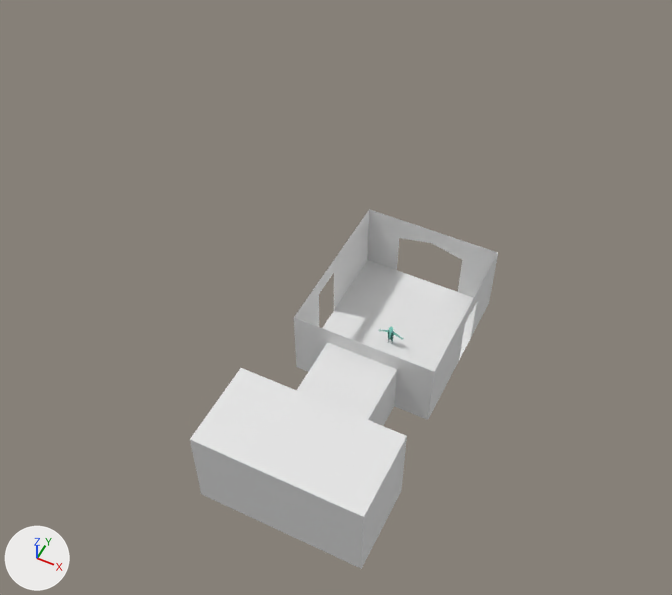
The Blender file RAW Art/dungeon.blend as it was, and as the next commit left it.
The view is the same before and after, from a 50 mm camera at (11.3, -29.0, 38.2) aimed at (-4.4, 2.3, -1.0). The axes (+X, +Y, +Z) are drawn at lower left. The lights are the same throughout. The first picture is the older version.

The first picture shows 'airlock', 'delivery truck', 'hall', 'refcharacter'.
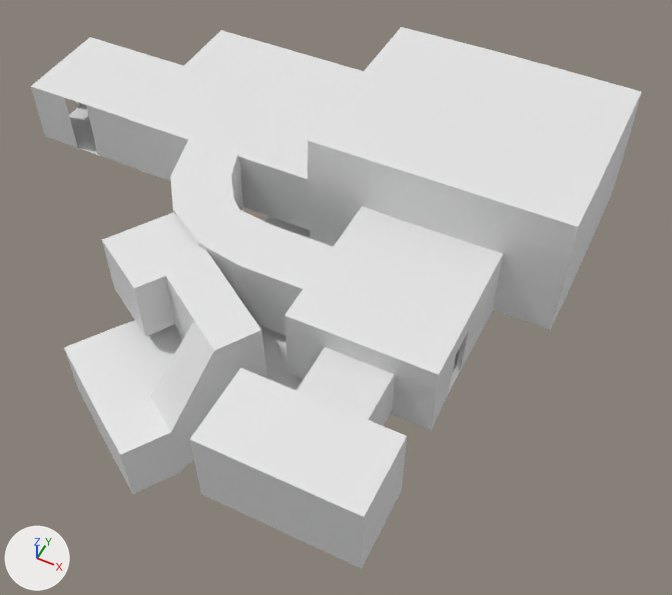
Commit message: dungeon blockout wip

Boxes (x1, y1, x2, y2) around the edits, measured in the pictures (672 x 595 px):
'mess hall', added
    after: (307, 27, 641, 330)
'basement stairs', added
    after: (64, 212, 267, 494)
'hall', reshaped, modifiers changed (7% wider, 7% taller)
    before: (294, 209, 498, 420)
    after: (285, 206, 503, 431)
'dining area', added
    after: (128, 30, 363, 230)
'easthallway', added
    after: (170, 139, 333, 336)
'kitchen', added
    after: (31, 37, 184, 169)
'laboratory', added
    after: (259, 217, 310, 390)
'refcharacter', hidden
    before: (379, 326, 404, 343)
part 1 of me_plane_003, built on
    before: (294, 209, 498, 419)
    after: (285, 206, 503, 430)

The change, as a diff of the scene's bpy script:
```diff
--- a/RAW Art/dungeon.blend.py
+++ b/RAW Art/dungeon.blend.py
@@ me_plane_003 @@
 # verts and faces of me_plane_003; kept vertices keep their numbers, new ones are numbered from 48
-me_plane_003.from_pydata(...)  # 48 vertices, 34 faces; spans x -3.67..3.67, y -3.67..4.9, z 0.0..3.92
+me_plane_003.from_pydata(...)  # 51 vertices, 37 faces; spans x -3.67..3.67, y -3.67..4.89, z 0.0..3.92
+# me_plane_003 part 1
+for i in [2, 3, *range(15, 20), 22, 24]: verts[i] += (0.0, -0.14, 0.0)
+for i in [5, 7, 8, 20, 21, 23]: verts[i] += (0.0, -0.12, 0.0)
+for i in [10, 27, 32]: verts[i] += (0.0, 0.54, 0.0)
+for i in [11, 28, 29, 34, 39, 40]: verts[i] += (0.0, -1.98, 0.0)
+for i in [33, 38, 41]: verts[i] += (0.0, -0.55, 0.0)
+for new, old in zip([48, 49, 50], [5, 7, 8]): verts[new] = verts[old] + (0.0, 0.11, 0.0)
+faces += [(5, 48, 50, 8), (5, 7, 49, 48), (15, 19, 17, 18, 16, 28, 39, 26, 45, 43, 47, 25, 38, 27)]
@@ ob_hall @@
 ob_hall.location = (0.0, 0.0, 0.0)
+_m = ob_hall.modifiers.new('Solidify', 'SOLIDIFY')
+_m.thickness = 0.32
+_m.use_even_offset = True
@@ ob_refcharacter @@
 _m = ob_refcharacter.modifiers.new('Mirror', 'MIRROR')
 _m.use_clip = True
+ob_refcharacter.hide_set(True)  # its collection is switched off
@@ ob_laboratory @@
+ob_laboratory = bpy.data.objects.new('laboratory', me_plane_012)  # 40 vertices, 32 faces; spans x -19.9..-3.4, y 2.1..17.9, z 0.0..3.9; modifiers SOLIDIFY
+ob_laboratory.location = (5.71, -7.88, -4.86)
@@ ob_kitchen @@
+ob_kitchen = bpy.data.objects.new('kitchen', me_plane_011)  # 40 vertices, 32 faces; spans x -14.33..-7.0, y 5.64..11.7, z 0.0..3.89; modifiers SOLIDIFY
+ob_kitchen.location = (-12.79, 0.0, 0.0)
@@ ob_dining_area @@
+ob_dining_area = bpy.data.objects.new('dining area', me_plane_010)  # 40 vertices, 32 faces; spans x -19.84..-6.96, y 5.58..16.26, z 0.0..3.89; modifiers SOLIDIFY
+ob_dining_area.location = (0.0, 0.0, 0.0)
@@ ob_easthallway @@
+ob_easthallway = bpy.data.objects.new('easthallway', me_plane_009)  # 30 vertices, 24 faces; spans x -15.29..-3.66, y -1.7..5.58, z 0.0..3.79; modifiers SOLIDIFY
+ob_easthallway.location = (0.0, 0.0, 0.0)
@@ ob_basement_stairs @@
+ob_basement_stairs = bpy.data.objects.new('basement stairs', me_plane_008)  # 56 vertices, 46 faces; spans x -15.81..-4.61, y -11.64..0.23, z -4.73..3.77; modifiers SOLIDIFY
+ob_basement_stairs.location = (0.0, 0.0, 0.0)
@@ ob_mess_hall @@
+ob_mess_hall = bpy.data.objects.new('mess hall', me_plane_007)  # 95 vertices, 76 faces; spans x -7.05..7.05, y 4.91..16.53, z -0.04..7.24; modifiers SOLIDIFY
+ob_mess_hall.location = (0.0, 0.0, 0.0)
```
